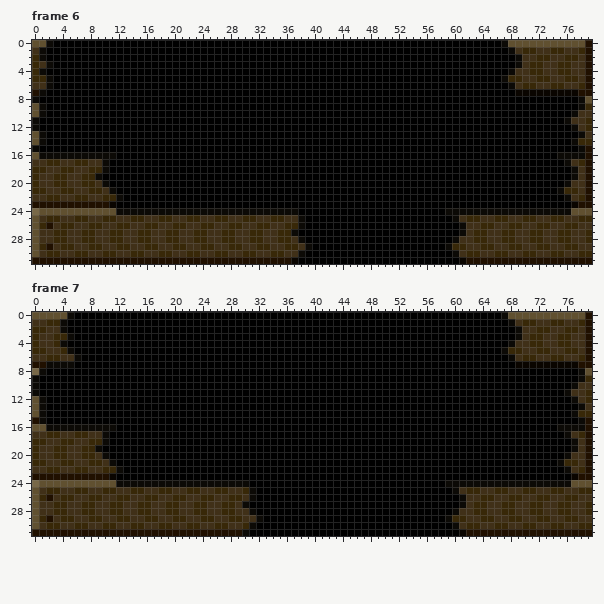
Pixel-art file: Drawing/tile/GhostShipTileHole.aseprite. The first picture shows the starting point.
80x32 pixels, 7 frames. Colours within 5 levels of each other are drawn and written as one. Shown: frame 6, frame 7.
After:
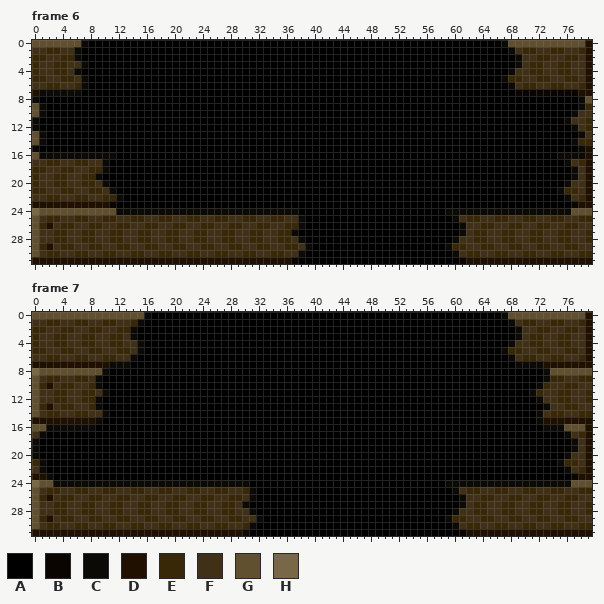
Palette (. is transparent): A #000000  B #0a0500  C #0c0a06  D #201000  E #382808  F #403018  G #605030  H #786848
Change:
Changed rows in their new state; - is an unchanged pixel.
Frame 6, layer "Layer 2":
first column x 1:
 0 -GGGGGC
 1 FEEFFC-
 2 EFFEEC-
 3 -FEEFFC
 4 FFEEFC-
 5 -FFEEFC
 6 -EEFFEC
 7 -CCCCC-
Frame 7, layer "Layer 2":
first column x 0:
 0 -----GGGGGGGGGGGC--------------------------------------------------------------
 1 ----FFEEFFEEFFEC---------------------------------------------------------------
 2 ----EEFFEEFFEEC----------------------------------------------------------------
 3 -----FFEEFFEEFC----------------------------------------------------------------
 4 ----EFFEEFFEEFFC---------------------------------------------------------------
 5 -----EFFEEFFEEFC---------------------------------------------------------------
 6 ------EEFFEEFFC----------------------------------------------------------------
 7 --DDDDDDDDDCCC-------------------------------------------------------CCCCDDDDD-
 8 -GGGGGGGGGC--------------------------------------------------------------CGGGGG
 9 GFEEFFEEFC---------------------------------------------------------------CEEFFE
10 GEDFEEFFEC--------------------------------------------------------------CEFFEE-
11 GFFEEFFEEFC------------------------------------------------------------CEFFEE--
12 -FFEEFFEEC--------------------------------------------------------------CFFEEF-
13 -EDFEEFFEC---------------------------------------------------------------CFFEEF
14 -FEEFFEEFFC-------------------------------------------------------------CFEEFF-
15 -DDDDDDDDC--------------------------------------------------------------CDDDDDD
16 ---------AAA-------------------------------------------------------------CC-GGG
17 -CAAAAAAAAA--------------------------------------------------------------------
18 CAAAAAAAAAA--------------------------------------------------------------------
19 CAAAAAAAAA---------------------------------------------------------------------
20 CAAAAAAAAAA--------------------------------------------------------------------
21 -CAAAAAAAAAA-------------------------------------------------------------------
22 -CAAAAAAAAAAA------------------------------------------------------------------
23 --CAAAAAAAAA-------------------------------------------------------------------
24 ---CCCCCCCCC-------------------------------------------------------------------
Where, in picture pixels (left, top, right, bottom), the same in both pictures:
changed: (39, 40, 88, 96)
changed: (32, 312, 151, 487)
changed: (515, 361, 585, 431)
